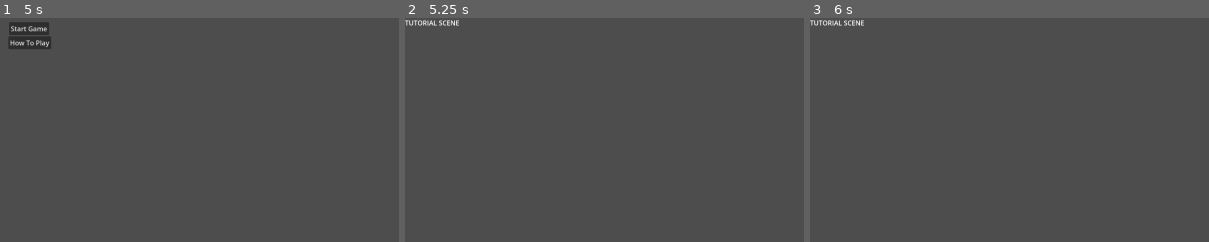
Above: before the commit, frames 1-3 (left to right).
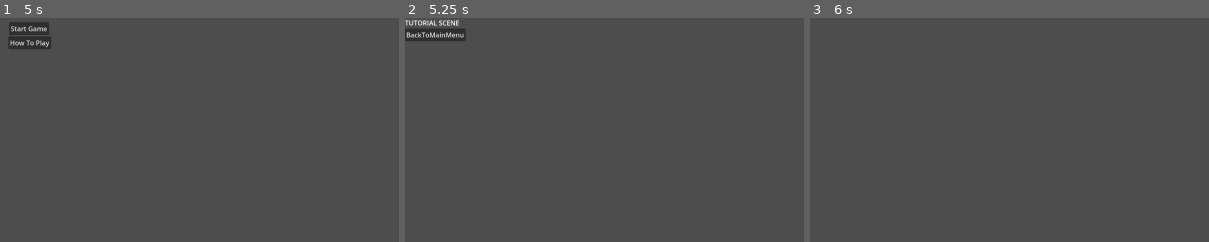
Above: after the commit, the same moments.

Repository: danigeri/ItsSpreadingTheGame
Game: Godot game, scene res://intro_scene/intro_scene.tscn
The game is run twice, just before and just after one commit, with the same random seed, the same clock (stepped at 60 frames per second) and the same inputs. Video files are missing from this copy of the repository; at most half a second of black plays in their place.
Inputs (mouse positions are % of the whole screen's width and height, from its top left):
- Up to frame 1 (5 s): tap Enter at 0.5, 2, 3.5 s; tap Space at 1.25, 2.75, 4.25 s
- Up to frame 2 (5.25 s): click "How To Play" at 5 s
- Up to frame 3 (6 s): click (4, 4) at 5.75 s, where only the run after the commit has a clickable "BackToMainMenu"
The pictures show only the part of the screen within x 0-50%, y 0-50%; the shares and areas given below are measured in that part.

Frame 1 is identical in both runs. In frame 2, 0.7% of the frame differs, in the area x 0-16%, y 4-11%; in frame 3, 0.2%.

Commit message:
Back button and navigation added to tutorial scene.

Diff:
--- a/tutorial_scene/tutorial_scene.tscn
+++ b/tutorial_scene/tutorial_scene.tscn
@@ -1,4 +1,13 @@
-[gd_scene format=3 uid="uid://b3esapw3iwwd5"]
+[gd_scene load_steps=2 format=3 uid="uid://b3esapw3iwwd5"]
+
+[sub_resource type="GDScript" id="GDScript_cmfi4"]
+script/source = "extends Control
+
+
+func _on_back_to_main_menu_button_pressed() -> void:
+	var menu_scene = preload(\"res://menu_scene/menu_scene.tscn\").instantiate()
+	SceneTransition.change_scene(menu_scene)
+"
 
 [node name="TutorialScene" type="Control"]
 layout_mode = 3
@@ -7,6 +16,7 @@
 anchor_bottom = 1.0
 grow_horizontal = 2
 grow_vertical = 2
+script = SubResource("GDScript_cmfi4")
 
 [node name="DummyLabel" type="Label" parent="."]
 layout_mode = 0
@@ -14,3 +24,13 @@
 offset_bottom = 26.0
 text = "TUTORIAL SCENE
 "
+
+[node name="BackToMainMenuButton" type="Button" parent="."]
+layout_mode = 0
+offset_left = -1.0
+offset_top = 25.0
+offset_right = 146.0
+offset_bottom = 56.0
+text = "BackToMainMenu"
+
+[connection signal="pressed" from="BackToMainMenuButton" to="." method="_on_back_to_main_menu_button_pressed"]
